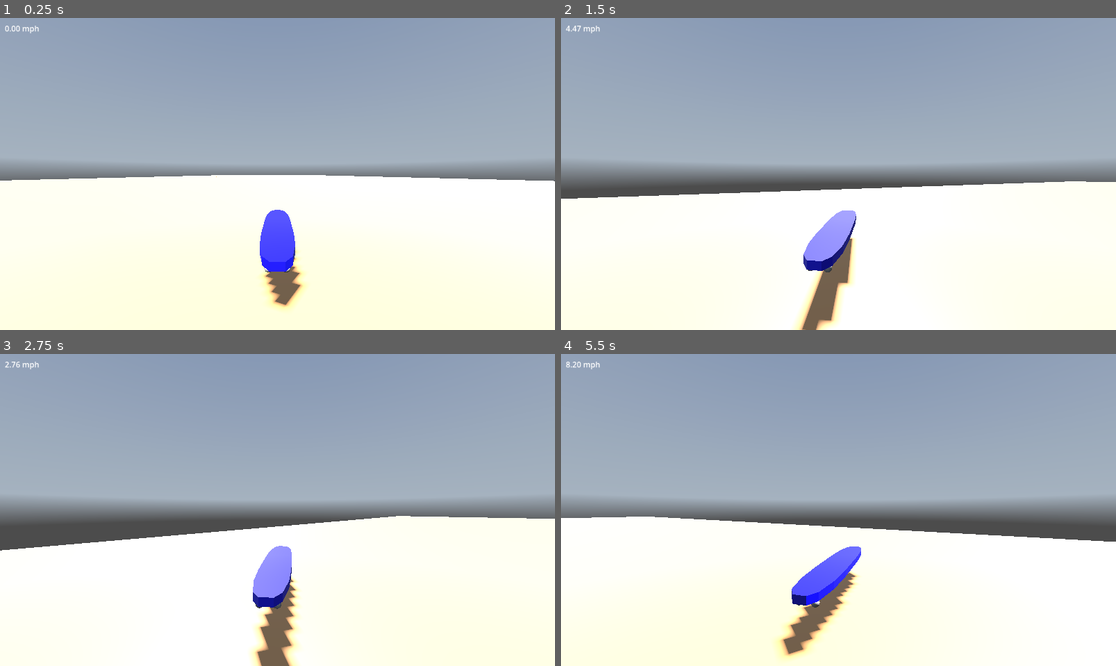
Above: before the commit, frames 1-4 (two rows, left to right).
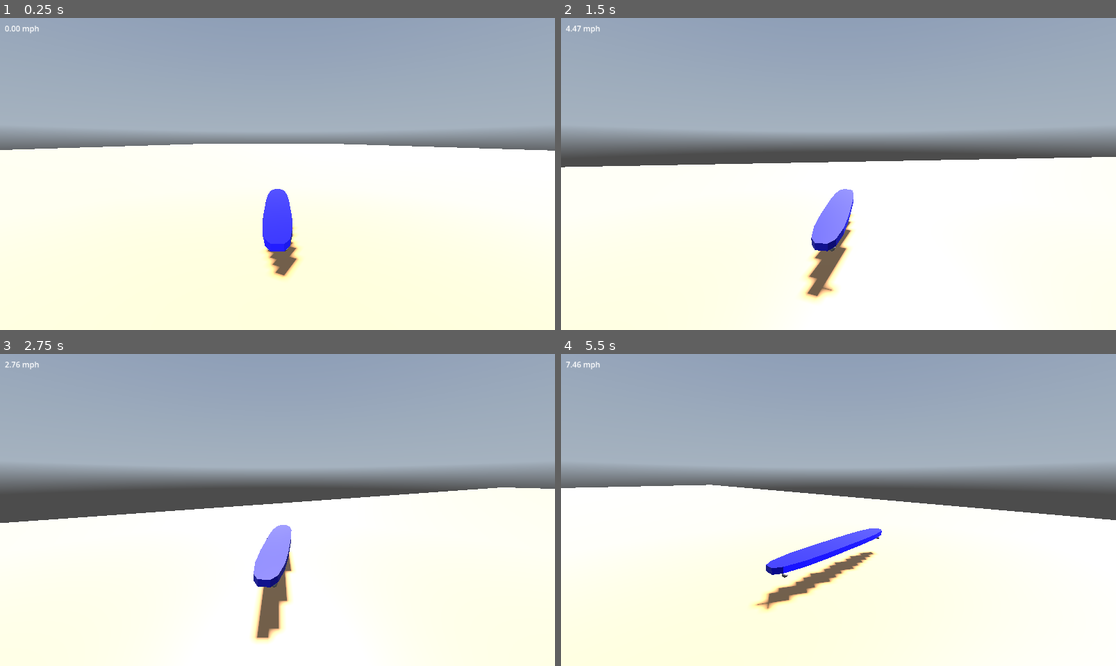
Above: after the commit, the same moments.

Repository: William-Young-97/hover-board
Game: Godot game, scene res://test.tscn
The game is run twice, just before and just after one commit, with the same random seed, the same clock (stepped at 60 frames per second) and the same inputs. A sky picture missing from this copy of the repository is replaced by a grey-blue gradient.
Inputs:
- Up to frame 1 (0.25 s): no input
- Up to frame 2 (1.5 s): hold D (right) 0.53-1.28 s; tap Shift (jump_drift) at 0.77 s; hold S (back) from 1.28 s (still down)
- Up to frame 3 (2.75 s): tap Shift (jump_drift) at 1.52 s; release S (back) at 2.03 s; hold D (right) from 2.03 s (still down)
- Up to frame 4 (5.5 s): release D (right) at 2.78 s; hold W (forward) 2.78-3.53 s; tap Shift (jump_drift) at 3.02, 3.77, 4.52 s; hold A (left) 3.53-5.03 s; hold S (back) from 5.03 s (still down)

The runs differ from the first frame. In frame 1, 15% of the frame differs, in the area x 0-100%, y 36-94%; in frame 2, 20%; in frame 3, 21%; in frame 4, 22%, in the area x 0-100%, y 2-98%.

Commit message:
change drift inward yaw outward perp vel

Diff:
--- a/camera_pivot.gd
+++ b/camera_pivot.gd
@@ -3,7 +3,7 @@
 @export var player_path: NodePath
 @onready var _player = get_node(player_path) as Character
 
-@export var smoothing_speed := 6.0   # tweak this higher → snappier, lower → more floaty
+@export var smoothing_speed := 4.0   # tweak this higher → snappier, lower → more floaty
 var _camera_yaw := 0.0               # remember the last smoothed yaw
 
 # works for now but obviously coupled to velocity so I am manageing vel around it
--- a/character_script.gd
+++ b/character_script.gd
@@ -27,7 +27,9 @@
 
 func _physics_process(delta: float) -> void:
 	# DEBUGS
-	# print(current_state.state_name)
+	#print(current_state.state_name)
+	print("current rotation: ", rotation.y)
+	print("base jump yaw: ", base_jump_yaw)
 	# print(Engine.get_frames_per_second())
 
 	# CODE
--- a/player.tscn
+++ b/player.tscn
@@ -27,8 +27,8 @@
 player_path = NodePath("../..")
 
 [node name="SpringArm3D" type="SpringArm3D" parent="PlayerController/Board/CameraPivot"]
-transform = Transform3D(1, 0, 0, 0, 1, 0, 0, 0, 1, 0, 0.55, 1.5)
-spring_length = 0.3
+transform = Transform3D(1, 0, 0, 0, 0.987688, 0.156434, 0, -0.156434, 0.987688, 0, 0.669053, 1.54804)
+spring_length = 0.4
 
 [node name="SprungCamera" type="Camera3D" parent="PlayerController/Board/CameraPivot/SpringArm3D"]
 transform = Transform3D(1, 0, 0, 0, 1, 0, 0, 0, 1, 0, -0.05, 0)
--- a/states/drifting.gd
+++ b/states/drifting.gd
@@ -14,7 +14,10 @@
 	character.apply_character_gravity(delta)
 	character.move_and_slide()
 	character.apply_hover(delta)
+	#print("left: ", character.left_drift)
+	#print("right: ", character.right_drift)
 	_apply_fine_drift_yaw(character, delta)
+	#reproject_velocity(character)
 
 
 func on_trigger(character: Character, trigger: int) -> State:
@@ -25,25 +28,46 @@
 			return GroundState.new()
 	return null
 
+# this method will switch to handle left vs right drift
 func _apply_fine_drift_yaw(character: Character, delta):
-	var drift_fine_yaw_rate := 0.5
+	var drift_fine_yaw_rate := 1.5
 	const MAX_FINE_BANK = deg_to_rad(15)
+	var outward_push_strength := 1.5
+	var side = character.get_side_axis()
 
 	if character.left_drift:
 		if character.input_left:
 			character.rotation.y += drift_fine_yaw_rate * delta
+			_apply_inward_drift_velocity_blend(character, delta)
 		elif character.input_right:
-			character.rotation.y = max(
-				character.rotation.y,
-				character.base_jump_yaw + MAX_FINE_BANK
-			)
-			character.rotation.y -= drift_fine_yaw_rate * delta
+			character.velocity += side *  outward_push_strength * delta
+
 	elif character.right_drift:
 		if character.input_right:
 			character.rotation.y -= drift_fine_yaw_rate * delta
+			_apply_inward_drift_velocity_blend(character, delta)
 		elif character.input_left:
-			character.rotation.y = min(
-				character.rotation.y,
-				character.base_jump_yaw - MAX_FINE_BANK
-			)
-			character.rotation.y += drift_fine_yaw_rate * delta
+			character.velocity += -side *  outward_push_strength * delta
+
+
+@export var drift_vel_blend := 5
+
+func _apply_inward_drift_velocity_blend(character, delta):
+	var hvel = Vector3(character.velocity.x, 0, character.velocity.z)
+	var speed = hvel.length()
+	if speed < 0.001:
+		return
+
+	var curr_yaw   = atan2(hvel.x, hvel.z)
+	var target_yaw = character.rotation.y   # ew nose heading
+
+	# blend toward the nose—scaled by delta so it's frame‑rate independent
+	var blend_amount = clamp(drift_vel_blend * delta, 0, 1)
+	var new_yaw = lerp_angle(curr_yaw, target_yaw, blend_amount)
+
+	# rebuild horizontal velocity at the same speed
+	var dir = Vector3( sin(new_yaw), 0, cos(new_yaw) )
+	var new_hvel = dir * speed
+
+	character.velocity.x = new_hvel.x
+	character.velocity.z = new_hvel.z
--- a/states/jump_rotation.gd
+++ b/states/jump_rotation.gd
@@ -9,7 +9,7 @@
 var drift_dir = 0
 var bank_target_yaw := 0.0
 var bank_speed := 4.0 # radians/sec
-const default_drift_angle := deg_to_rad(30)
+const default_drift_angle := deg_to_rad(15)
 
 func enter(character: Character, delta):
 	if character.input_left:
